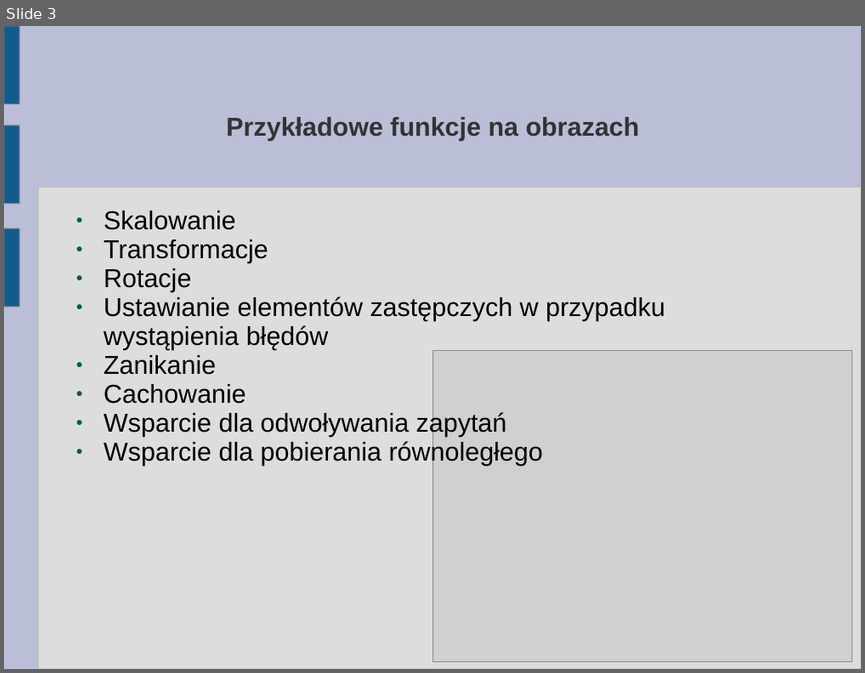
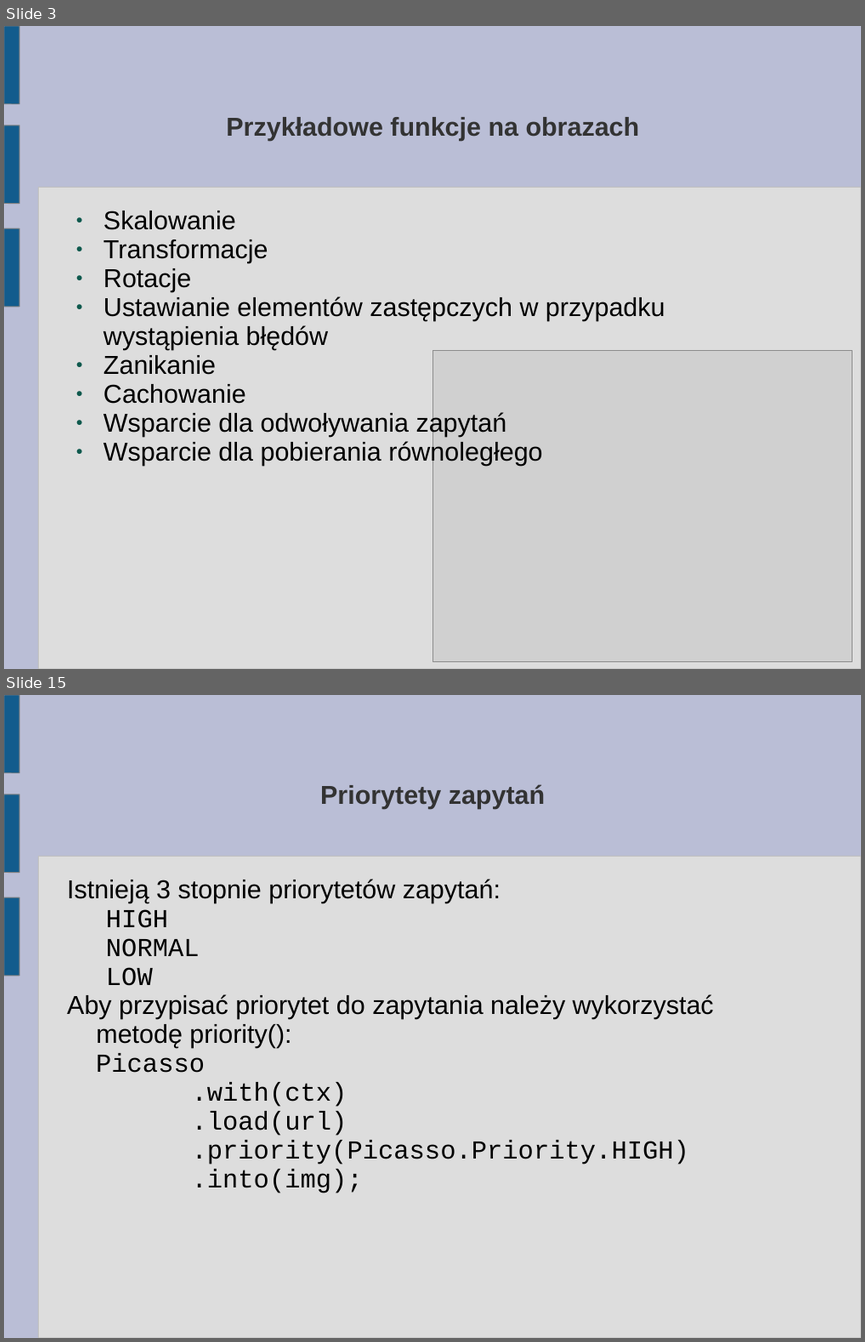
Before and after one commit to karolbisztyga/studies, a slide deck: android/picassopresentation/prezentacja.ppt. Shown one above the other, each under a label of ours: slide 3 before the commit, slides 3 and 15 after it; the slides between them are not shown. The pictures are 865x673 and 865x1342 pixels, drawn with LibreOffice and Linux fonts; fonts in the diff are those of the drawing; grey boxes stand for pictures. Boxes give left, top, right and bottom in pixels: in the first picture for what was removed or moved away, otherwise in the second. Text is boxed around its words. In the diff, an @@ line names an element or a change of style, - is before the commit and + after.

```diff
--- a/android/picassopresentation/prezentacja.ppt
+++ b/android/picassopresentation/prezentacja.ppt
@@ slide 15 added at (x1=4, y1=695, x2=861, y2=1338), background #BABED6; not listed: 4 template elements that a slide beside it also shows @@
@@ title added at (x1=320, y1=784, x2=545, y2=809), 24 pt, text #333333, bold @@
+Priorytety zapytań
@@ text added at (x1=67, y1=879, x2=714, y2=1193), 24 pt, text #000000 @@
+Istnieją 3 stopnie priorytetów zapytań:
+  HIGH
+  NORMAL
+  LOW
+Aby przypisać priorytet do zapytania należy wykorzystać metodę priority():
+Picasso
+.with(ctx)
+.load(url)
+.priority(Picasso.Priority.HIGH)
+.into(img);
```
Also in this commit, not shown: 12 other slides added, 1 slide removed, 2 other files.
